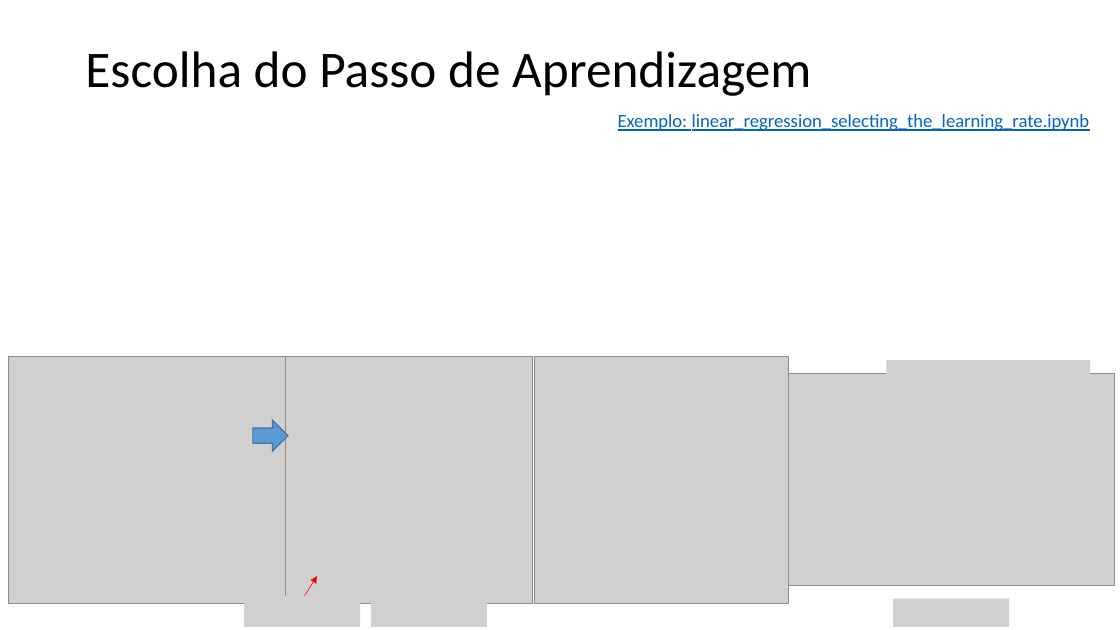
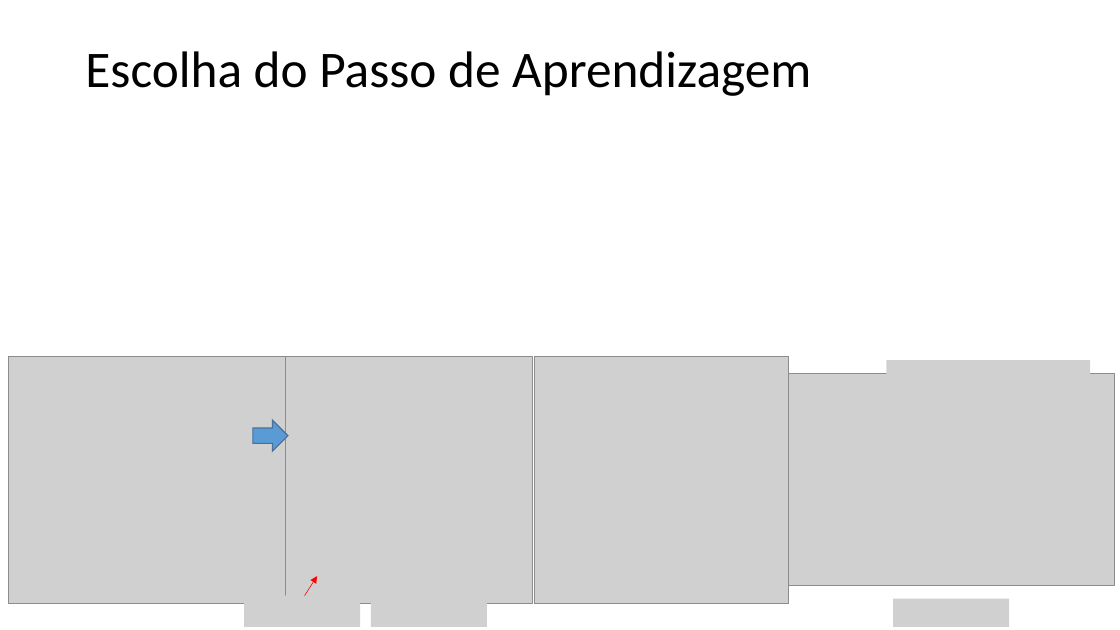
Before and after one commit to zz4fap/t319_aprendizado_de_maquina, a slide deck: slide 4 of slides/T319_Regressão_Linear (Parte III).pptx. Drawn at 1120x630 pixels with LibreOffice and Linux fonts; fonts in the diff are those of the drawing; grey boxes stand for pictures. Boxes give left, top, right and bottom in pixels: in the first picture for what was removed or moved away, otherwise in the second. Text is boxed around its words. In the diff, an @@ line names an element or a change of style, - is before the commit and + after.

```diff
--- a/slides/T319_Regressão_Linear (Parte III).pptx
+++ b/slides/T319_Regressão_Linear (Parte III).pptx
@@ text removed at (618, 114, 1090, 131) @@
-Exemplo: linear_regression_selecting_the_learning_rate.ipynb
```
Also in this commit, not shown: 2 other slides changed, 4 other files.
